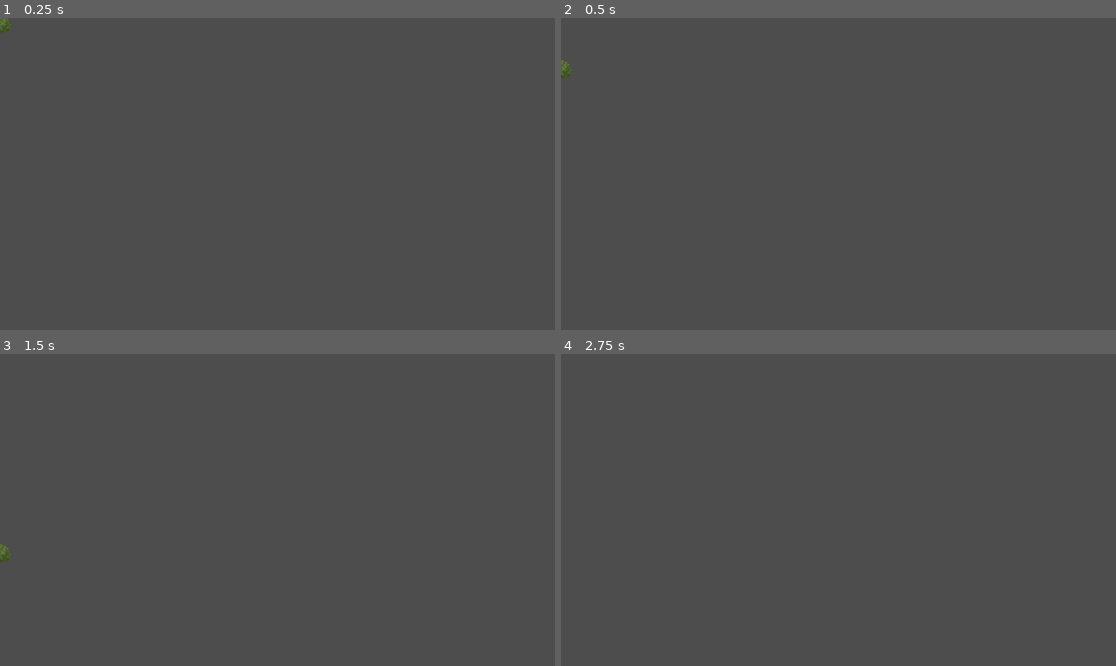
Above: before the commit, frames 1-4 (two rows, left to right).
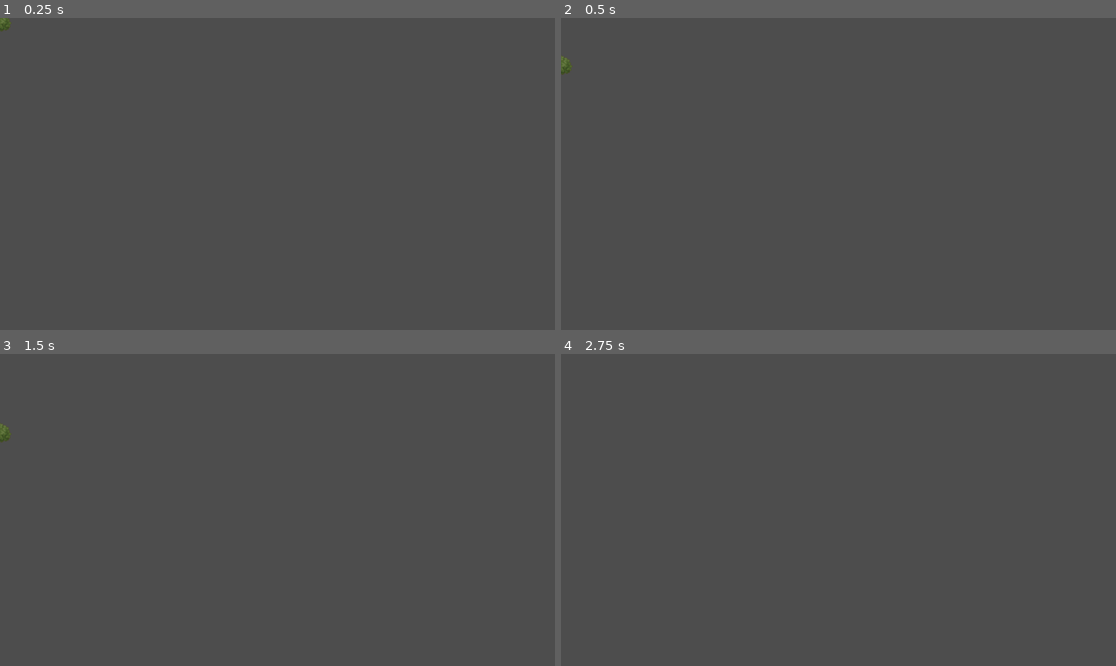
Above: after the commit, the same moments.

Repository: alazyartist/squish
Game: Godot game, scene res://Root/Root.tscn
Same seed, same stepped clock (60 frames per second), same inputs: the game is played once before the commit and once after it.
Inputs:
- Up to frame 1 (0.25 s): no input
- Up to frame 2 (0.5 s): no input
- Up to frame 3 (1.5 s): tap Enter (ui_accept) at 0.5, 0.77 s; hold D (right) from 0.53 s (still down)
- Up to frame 4 (2.75 s): tap Enter (ui_accept) at 1.52 s; release D (right) at 2.03 s; hold Left (left) from 2.03 s (still down)

The runs differ from the first frame. In frame 1, less than 0.1% of the frame differs, in the area x 0-3%, y 0-5%; in frame 2, less than 0.1%; in frame 3, 0.2%, in the area x 0-3%, y 22-67%; in frame 4, nothing differs.

Commit message:
jumping bean

Diff:
--- a/Squish/Squish2.gd
+++ b/Squish/Squish2.gd
@@ -24,7 +24,10 @@
 	pass
 
 func _physics_process(delta):
-
+	var collison = move_and_collide(velocity * delta)
+	if collison:
+		velocity -= velocity*0.2
+		velocity = velocity.bounce(collison.get_normal())
 	if is_compressing:
 		print("Compressing")
 		print(compression)
@@ -52,16 +55,18 @@
 			velocity.y += gravity * delta
 
 	# Move the character
-	move_and_slide()
+	#move_and_slide()
 
 	# Update the spring's visual representation
 	update_spring_visual()
 
 func perform_jump():
-	#velocity.y = jump_force
-	var lm = get_last_motion() if get_last_motion() else Vector2(1,1)
-	velocity.x = -lm[0] * jump_force
-	velocity.y = lm[1]* jump_force
+	velocity.y = jump_force
+	#var lm = get_last_motion() if get_last_motion() else Vector2(1,1)
+	#var lm = get_last_slide_collision().get_collider_velocity()
+	#velocity.x = -lm[0] * jump_force
+	#velocity.y = lm[1]* jump_force
+
 	max_compression = 0.99
 
 func update_spring_visual():
